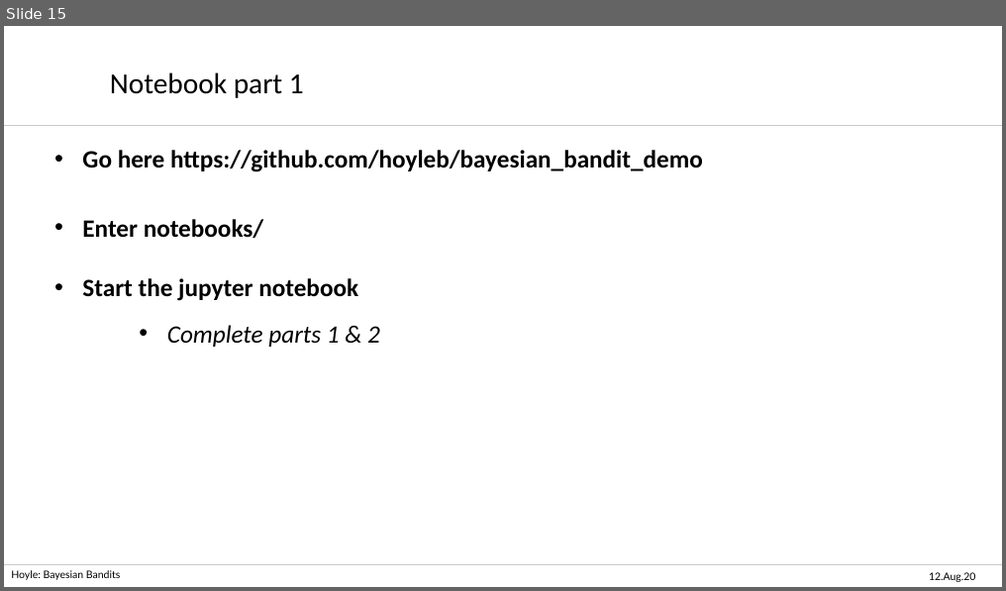
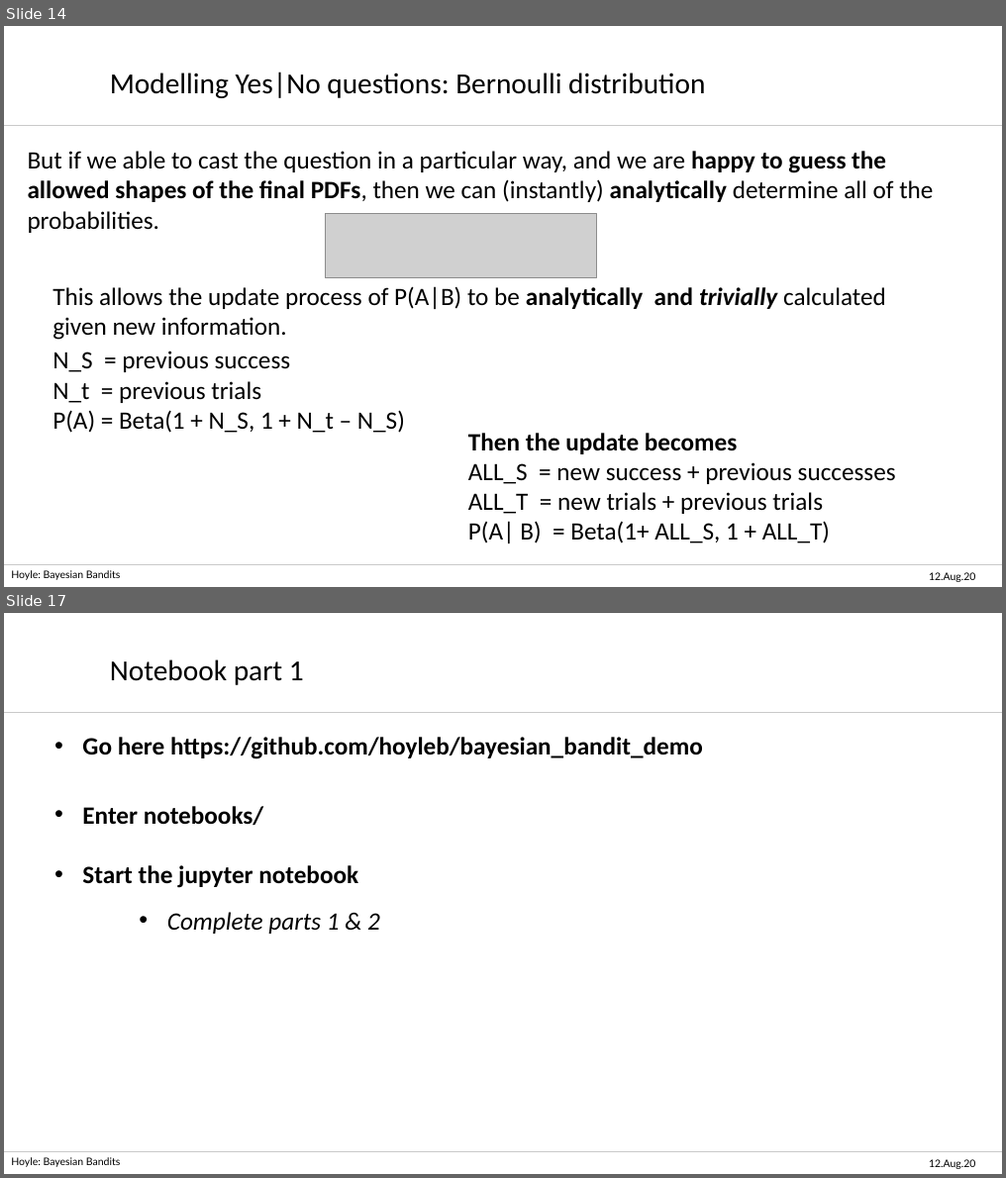
Before and after one commit to hoyleb/bayesian_bandit_demo, a slide deck: talk/Bayesian_Bandit_Ben_Hoyle.pptx. Shown one above the other, each under a label of ours: slide 15 before the commit, slides 14 and 17 after it; the slides between them are not shown. The pictures are 1006x591 and 1006x1178 pixels, drawn with LibreOffice and Linux fonts; fonts in the diff are those of the drawing; grey boxes stand for pictures; background and template pictures are left out. Boxes give left, top, right and bottom in pixels: in the first picture for what was removed or moved away, otherwise in the second. Text is boxed around its words. In the diff, an @@ line names an element or a change of style, - is before the commit and + after.

```diff
--- a/talk/Bayesian_Bandit_Ben_Hoyle.pptx
+++ b/talk/Bayesian_Bandit_Ben_Hoyle.pptx
@@ slide 14 added at (4, 26, 1002, 587), background #FFFFFF @@
@@ text added at (110, 72, 705, 98), 28 pt, text #000000 @@
+Modelling Yes|No questions: Bernoulli distribution
@@ line added from (4, 126) to (1002, 126), #C9C9C9 1 pt @@
@@ text added at (28, 151, 933, 233), 24 pt, text #000000 @@
+But if we able to cast the question in a particular way, and we are happy to guess the allowed shapes of the final PDFs, then we can (instantly) analytically determine all of the probabilities.
@@ picture added at (325, 214, 597, 278) @@
@@ text added at (53, 286, 886, 340), 24 pt, text #000000 @@
+This allows the update process of P(A|B) to be analytically and trivially calculated given new information.
@@ text added at (53, 351, 405, 433), 24 pt, text #000000 @@
+N_S = previous success
+N_t = previous trials
+P(A) = Beta(1 + N_S, 1 + N_t – N_S)
@@ text added at (468, 433, 896, 544), 24 pt, text #000000 @@
+Then the update becomes
+ALL_S = new success + previous successes
+ALL_T = new trials + previous trials
+P(A| B) = Beta(1+ ALL_S, 1 + ALL_T)
@@ line added from (1002, 565) to (4, 565), #C9C9C9 1 pt @@
@@ text added at (11, 570, 120, 580), 10 pt, text #000000 @@
+Hoyle: Bayesian Bandits
@@ text added at (929, 572, 975, 582), 10 pt, text #000000 @@
+12.Aug.20
@@ what was slide 15 is now slide 17 @@
```
Also in this commit, not shown: 10 slides changed, 2 other slides added, 1 other file.
